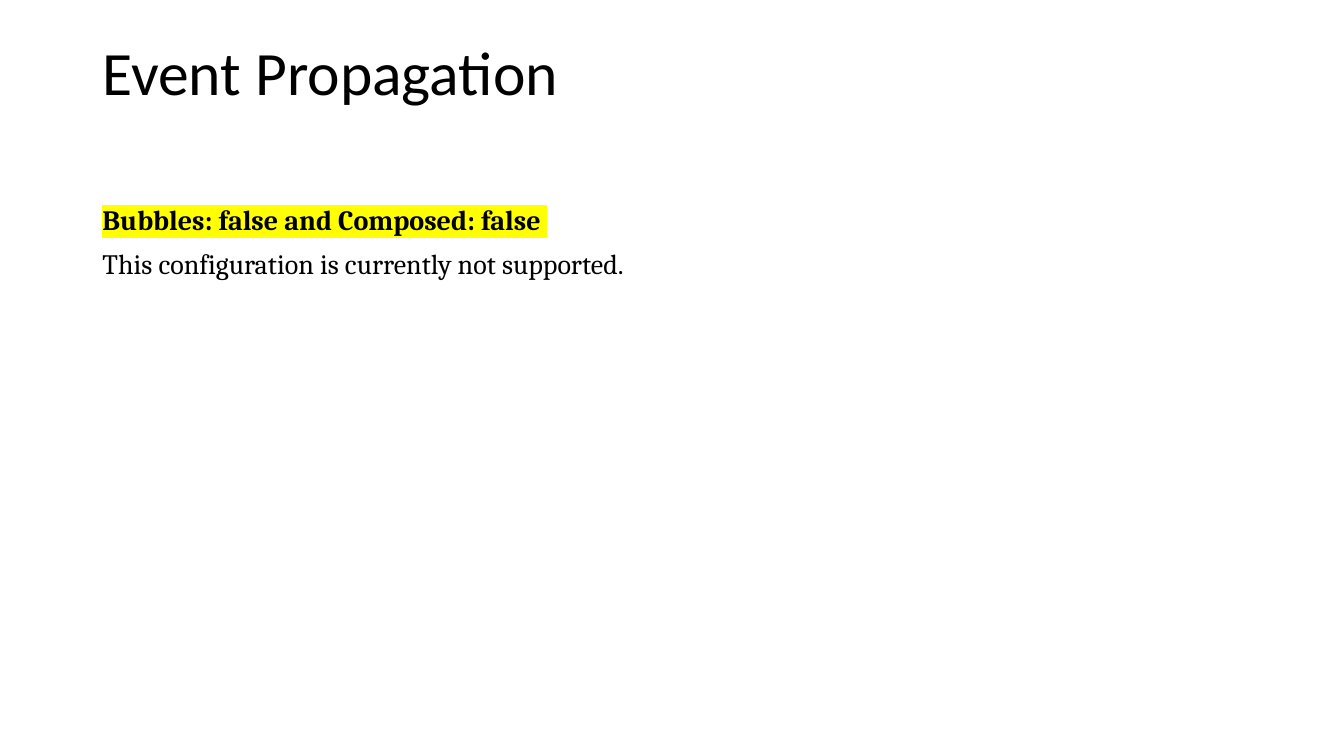
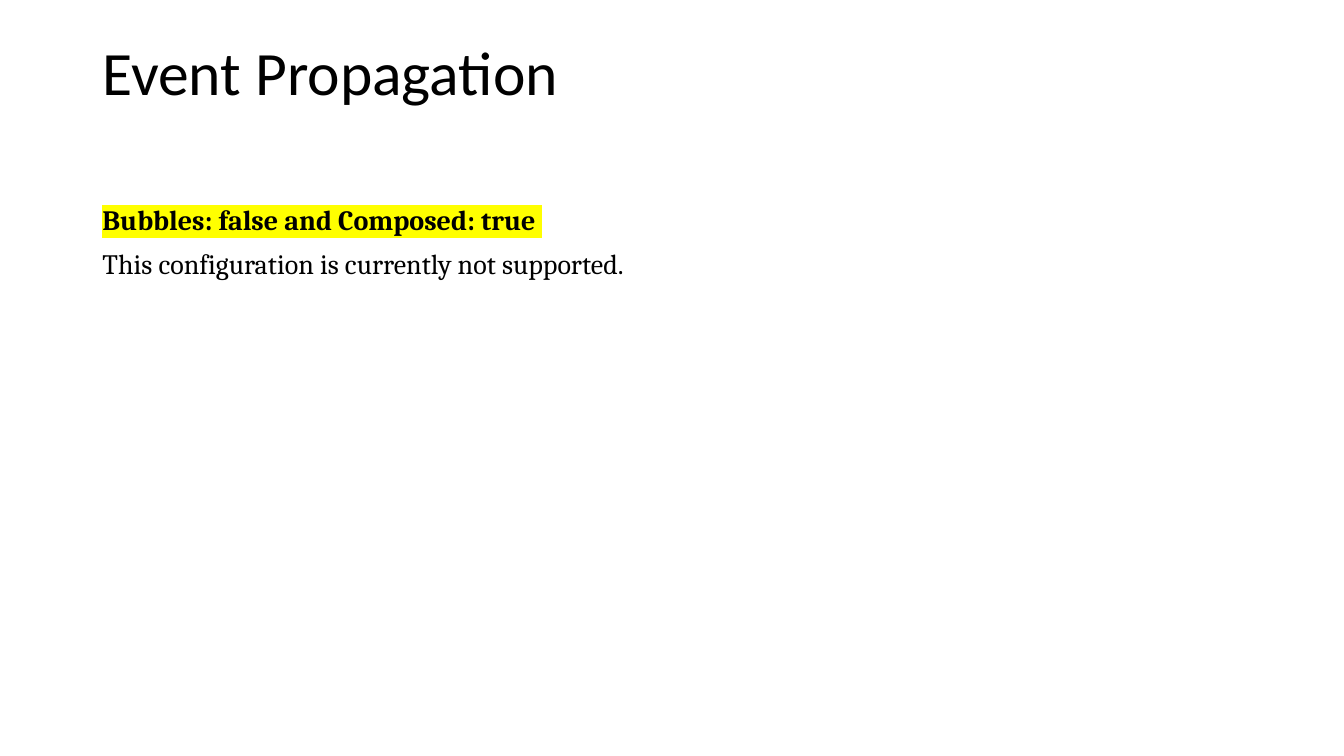
Before and after one commit to amitastreait/lwc-learning, a slide deck: slide 39 of docs/PPT/Lightning Web component.pptx (slide 37 before the commit). Drawn at 1344x756 pixels with LibreOffice and Linux fonts; fonts in the diff are those of the drawing. Boxes give left, top, right and bottom in pixels: in the first picture for what was removed or moved away, otherwise in the second. Text is boxed around its words. In the diff, an @@ line names an element or a change of style, - is before the commit and + after.

```diff
--- a/docs/PPT/Lightning Web component.pptx
+++ b/docs/PPT/Lightning Web component.pptx
@@ text at (102,204,535,236): text changed @@
-Bubbles: false and Composed: false
+Bubbles: false and Composed: true
```
Also in this commit, not shown: 17 other slides changed, 47 slides added, 15 other files.
